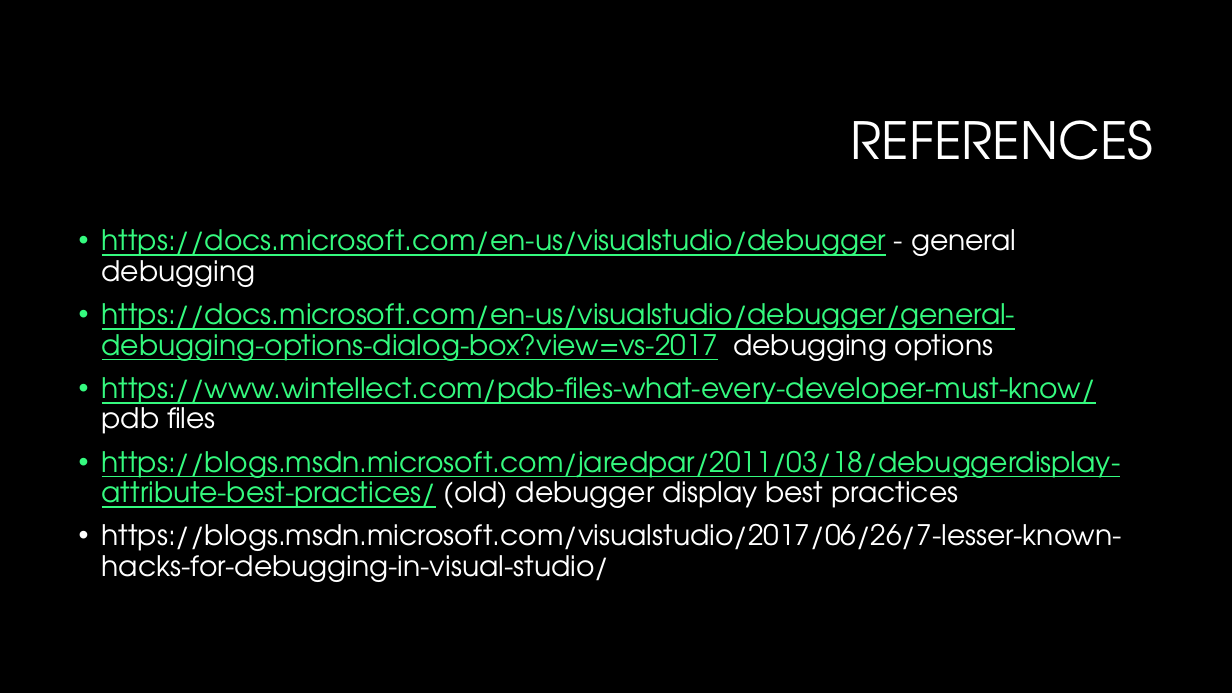
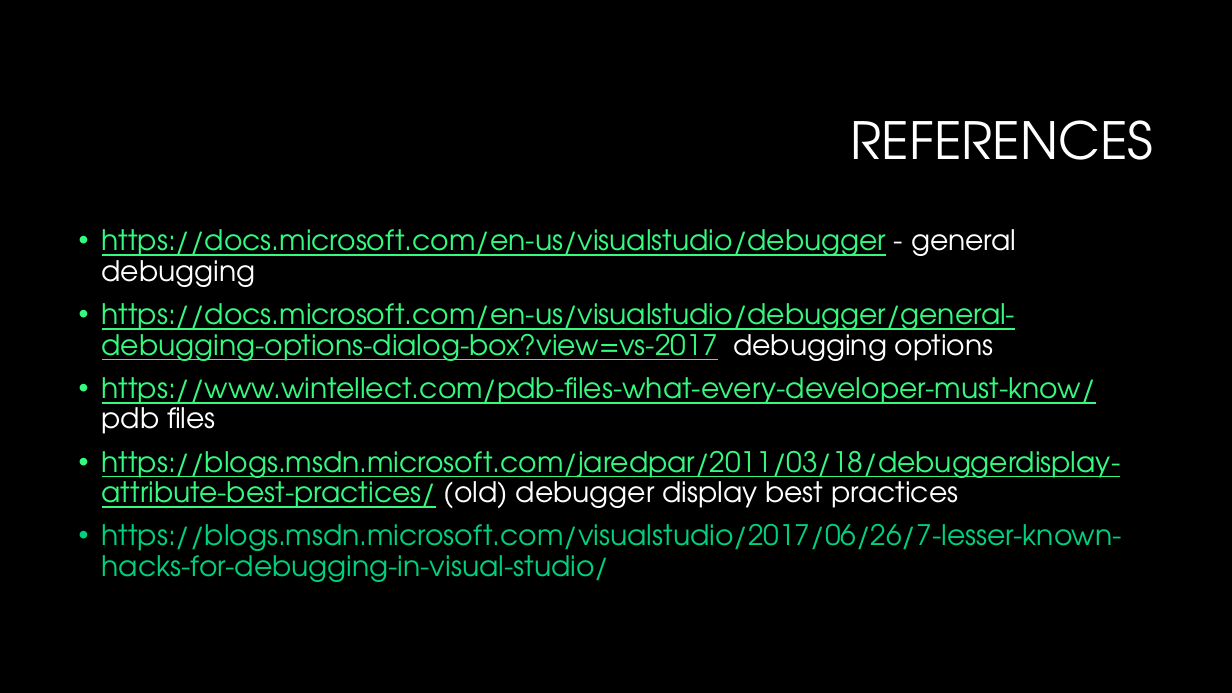
Before and after one commit to GBPhilip/Debugging, a slide deck: slide 57 of Debugging1.pptx (slide 56 before the commit). Drawn at 1232x693 pixels with LibreOffice and Linux fonts; fonts in the diff are those of the drawing; background and template pictures are left out. Boxes give left, top, right and bottom in pixels: in the first picture for what was removed or moved away, otherwise in the second. Text is boxed around its words. In the diff, an @@ line names an element or a change of style, - is before the commit and + after.

Commit message:
updates for talk

```diff
--- a/Debugging1.pptx
+++ b/Debugging1.pptx
@@ text at bbox=[102, 524, 1122, 582]: text colour #FFFFFF to #01D17D in "https://blogs.msdn.microsoft.com/visualstudio/2017/06/26/7-l ..." @@
```
Also in this commit, not shown: 1 slide added, 1 other file.
